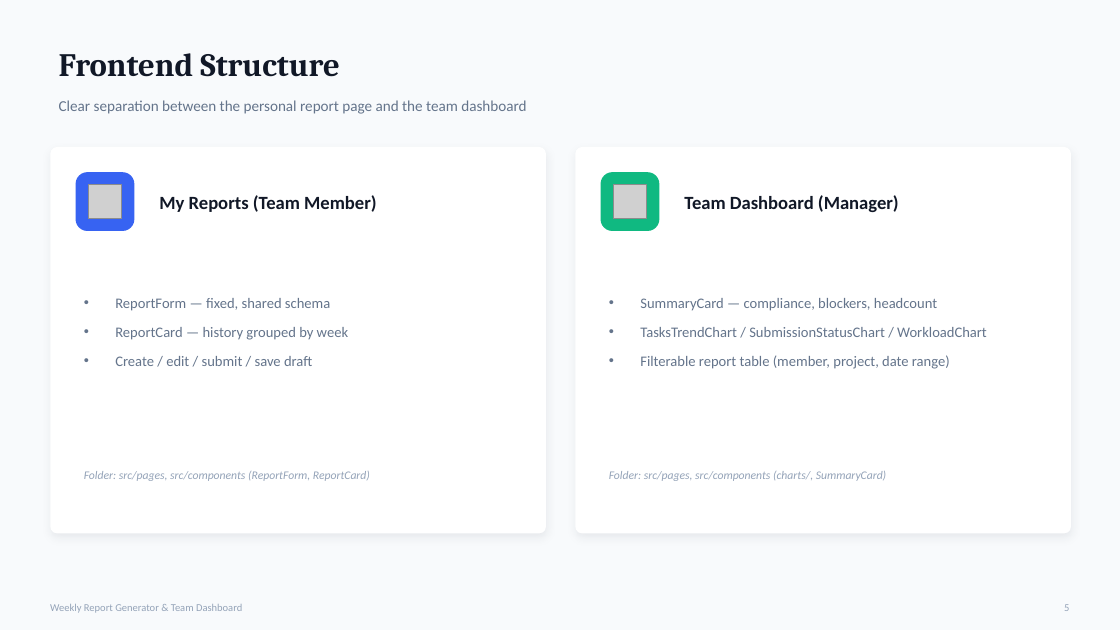
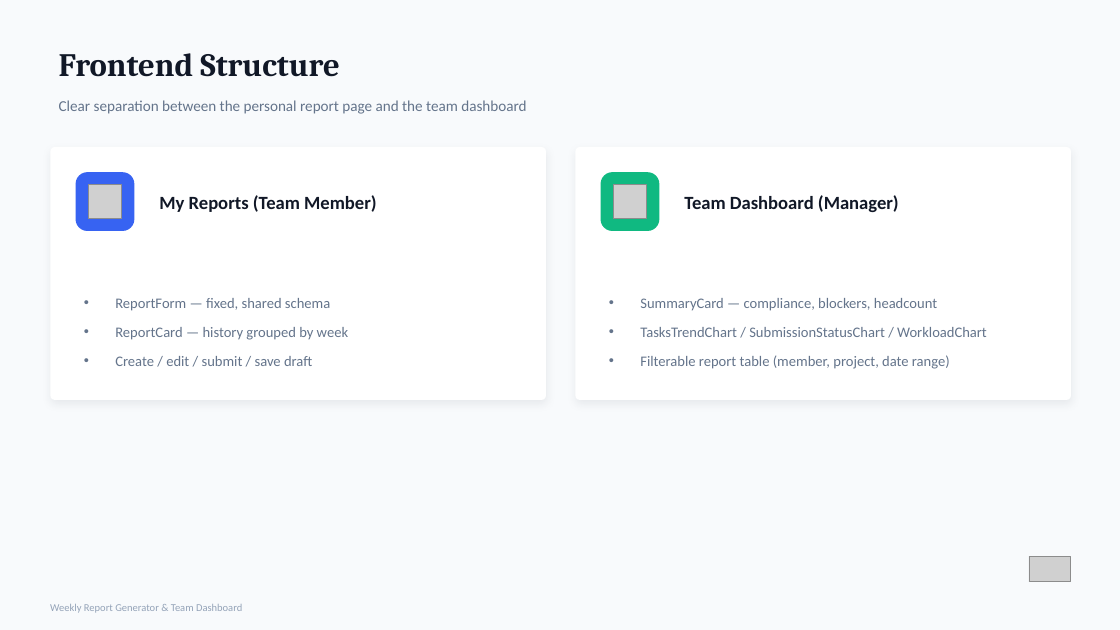
Before and after one commit to YasinthaWanasundara/weekly-report-system, a slide deck: slide 5 of Weekly_Report_Dashboard_Presentation.pptx. Drawn at 1120x630 pixels with LibreOffice and Linux fonts; fonts in the diff are those of the drawing; grey boxes stand for pictures. Boxes give left, top, right and bottom in pixels: in the first picture for what was removed or moved away, otherwise in the second. Text is boxed around its words. In the diff, an @@ line names an element or a change of style, - is before the commit and + after.

Commit message:
Add ER diagram for weekly report generator and team dashboard

```diff
--- a/Weekly_Report_Dashboard_Presentation.pptx
+++ b/Weekly_Report_Dashboard_Presentation.pptx
@@ rounded rectangle: place and size @@
-rounded rectangle at <box>50,147,546,534</box>
+rounded rectangle at <box>50,147,546,400</box>
@@ rounded rectangle: place and size @@
-rounded rectangle at <box>576,147,1071,534</box>
+rounded rectangle at <box>576,147,1071,400</box>
@@ text removed at <box>84,471,370,481</box> @@
-Folder: src/pages, src/components (ReportForm, ReportCard)
@@ text removed at <box>609,471,886,481</box> @@
-Folder: src/pages, src/components (charts/, SummaryCard)
@@ picture added at <box>1029,556,1071,582</box> @@
@@ text removed at <box>1064,604,1069,611</box> @@
-5
```
Also in this commit, not shown: 8 other slides changed, 1 slide removed, 2 other files.
